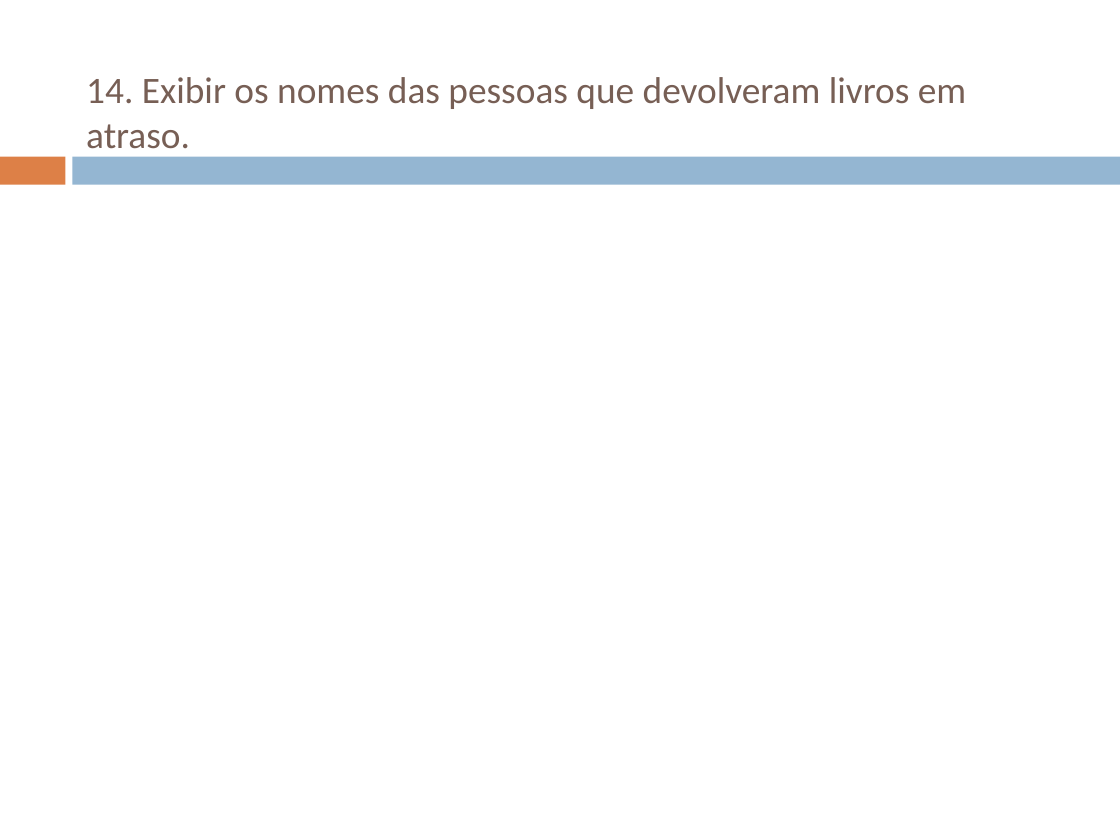
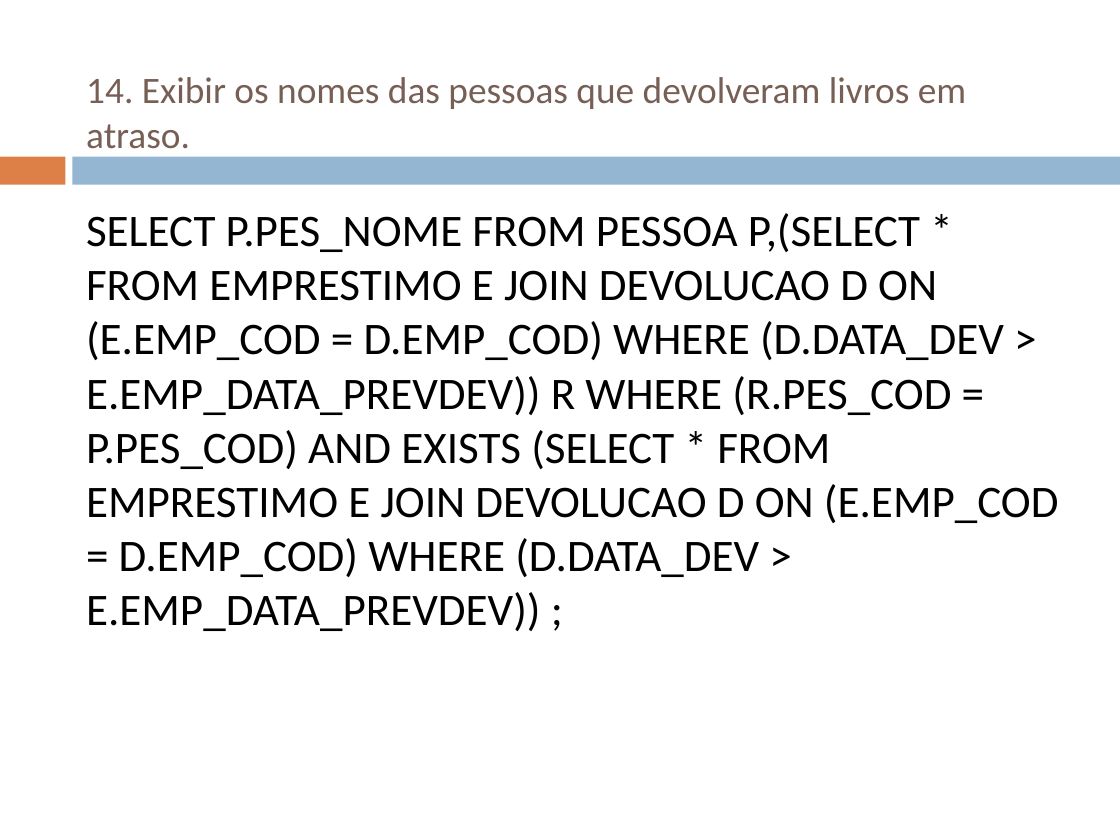
Before and after one commit to WillianRGoncalves/ProgramacaoemBancodeDados, a slide deck: slide 23 of 23-09-2016 - Prática 5 - Reposição.ppt. Drawn at 1120x840 pixels with LibreOffice and Linux fonts; fonts in the diff are those of the drawing. Boxes give left, top, right and bottom in pixels: in the first picture for what was removed or moved away, otherwise in the second. Text is boxed around its words. In the diff, an @@ line names an element or a change of style, - is before the commit and + after.

```diff
--- a/23-09-2016 - Prática 5 - Reposição.ppt
+++ b/23-09-2016 - Prática 5 - Reposição.ppt
@@ text added at box(86, 213, 1059, 631), 29 pt, text #000000 @@
+SELECT P.PES_NOME FROM PESSOA P,(SELECT * FROM EMPRESTIMO E JOIN DEVOLUCAO D ON (E.EMP_COD = D.EMP_COD) WHERE (D.DATA_DEV > E.EMP_DATA_PREVDEV)) R WHERE (R.PES_COD = P.PES_COD) AND EXISTS (SELECT * FROM EMPRESTIMO E JOIN DEVOLUCAO D ON (E.EMP_COD = D.EMP_COD) WHERE (D.DATA_DEV > E.EMP_DATA_PREVDEV)) ;
```
Also in this commit, not shown: 6 other slides changed.
